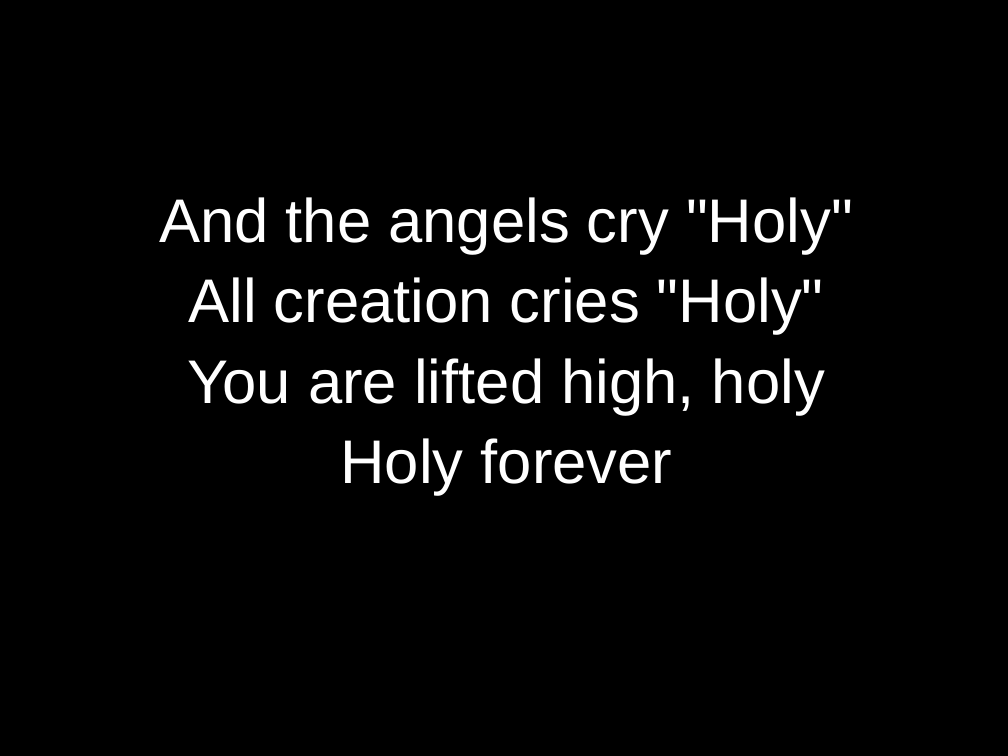
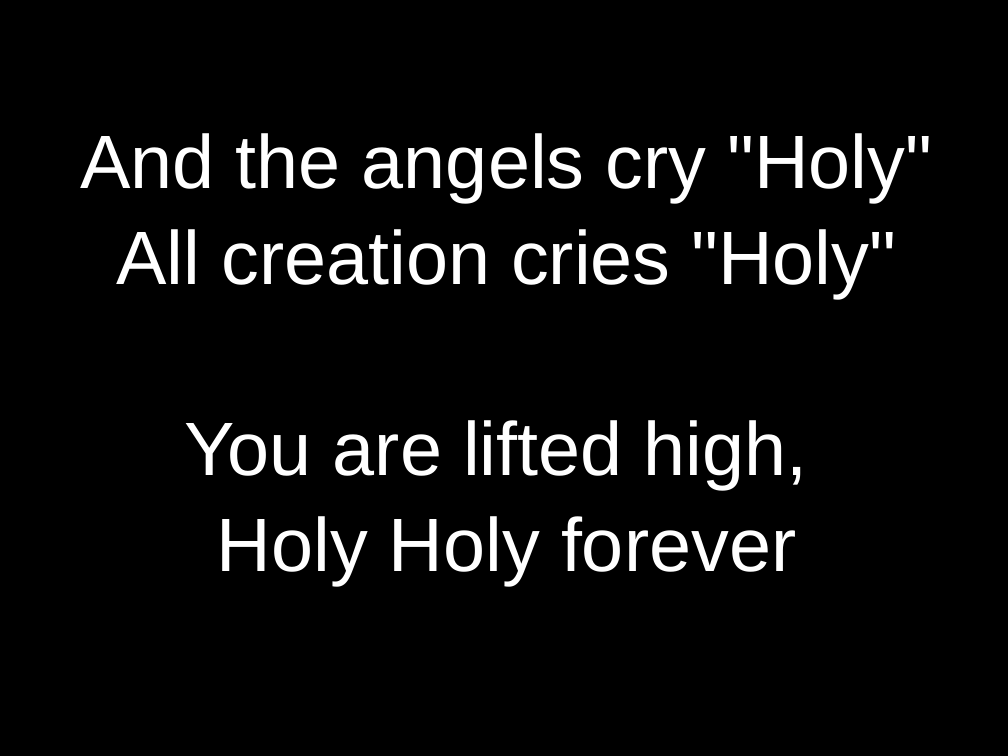
Before and after one commit to kendall412/worship, a slide deck: slide 10 of Holy Forever.pptx (slide 9 before the commit). Drawn at 1008x756 pixels with LibreOffice and Linux fonts; fonts in the diff are those of the drawing. Boxes give left, top, right and bottom in pixels: in the first picture for what was removed or moved away, otherwise in the second. Text is boxed around its words. In the diff, an @@ line names an element or a change of style, - is before the commit and + after.

```diff
--- a/Holy Forever.pptx
+++ b/Holy Forever.pptx
@@ subtitle at <box>81,133,932,298</box>: size 44 to 54 pt in "And the angels cry "Holy"", "All creation cries "Holy"" @@
@@ subtitle at <box>184,420,808,585</box>: text changed; size 44 to 54 pt @@
-You are lifted high, holy
-Holy forever
+You are lifted high,
+Holy Holy forever
```
Also in this commit, not shown: 15 other slides changed, 1 slide added, 8 other files.
